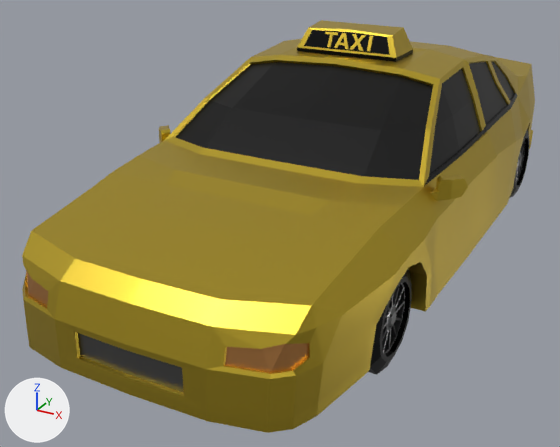
The glTF model assets/models/kit/car-taxi.glb: old version first, new version second.
One viewpoint serves both versions: a 50 mm camera at (1.78, -4.19, 2.04) aimed at (-0.26, -0.48, 0.18). The lights are fixed; the arrows at lower left show +X, +Y and +Z. The first picture is the older version. Where no turn or scale is listed for an object, it has been applied to the vertices.

In view in the first picture: 'Black', 'Grey', 'Headlights', 'Windows', 'Yellow'.
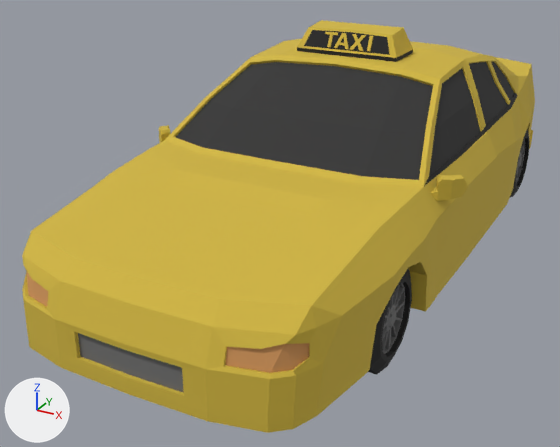
The change, as a list of edits to the scene's bpy script:
```text
Change mat_material_1:
    mat_material_1.metallic: 1.0 -> 0.0
    mat_material_1.roughness: 0.378 -> 0.85
Change mat_material_2:
    mat_material_2.metallic: 1.0 -> 0.0
Change mat_material_4:
    mat_material_4.metallic: 1.0 -> 0.0
Change mat_material_5:
    mat_material_5.metallic: 1.0 -> 0.0
    mat_material_5.roughness: 0.378 -> 0.85
```

Where the change shows, as pixel boxes (x1, y1, x2, y2) in the pictures (560 x 447 px):
'Yellow', surface changed (lighter): (22, 20, 535, 433) in both
'Windows', surface changed (lighter): (176, 62, 515, 180) in both
'Grey', surface changed: (78, 140, 525, 393) in both
'Headlights', surface changed: (27, 272, 309, 373) in both
